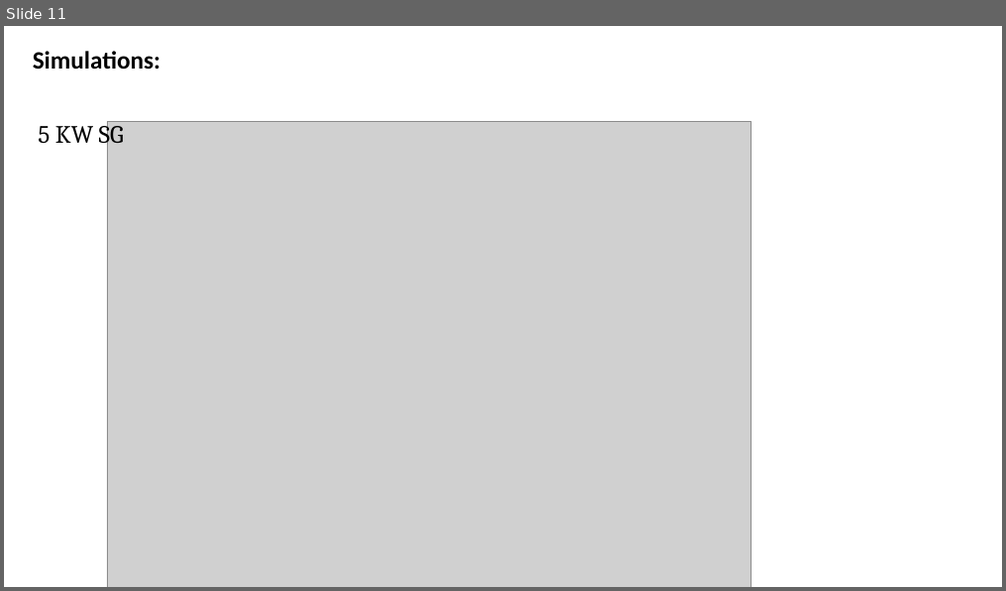
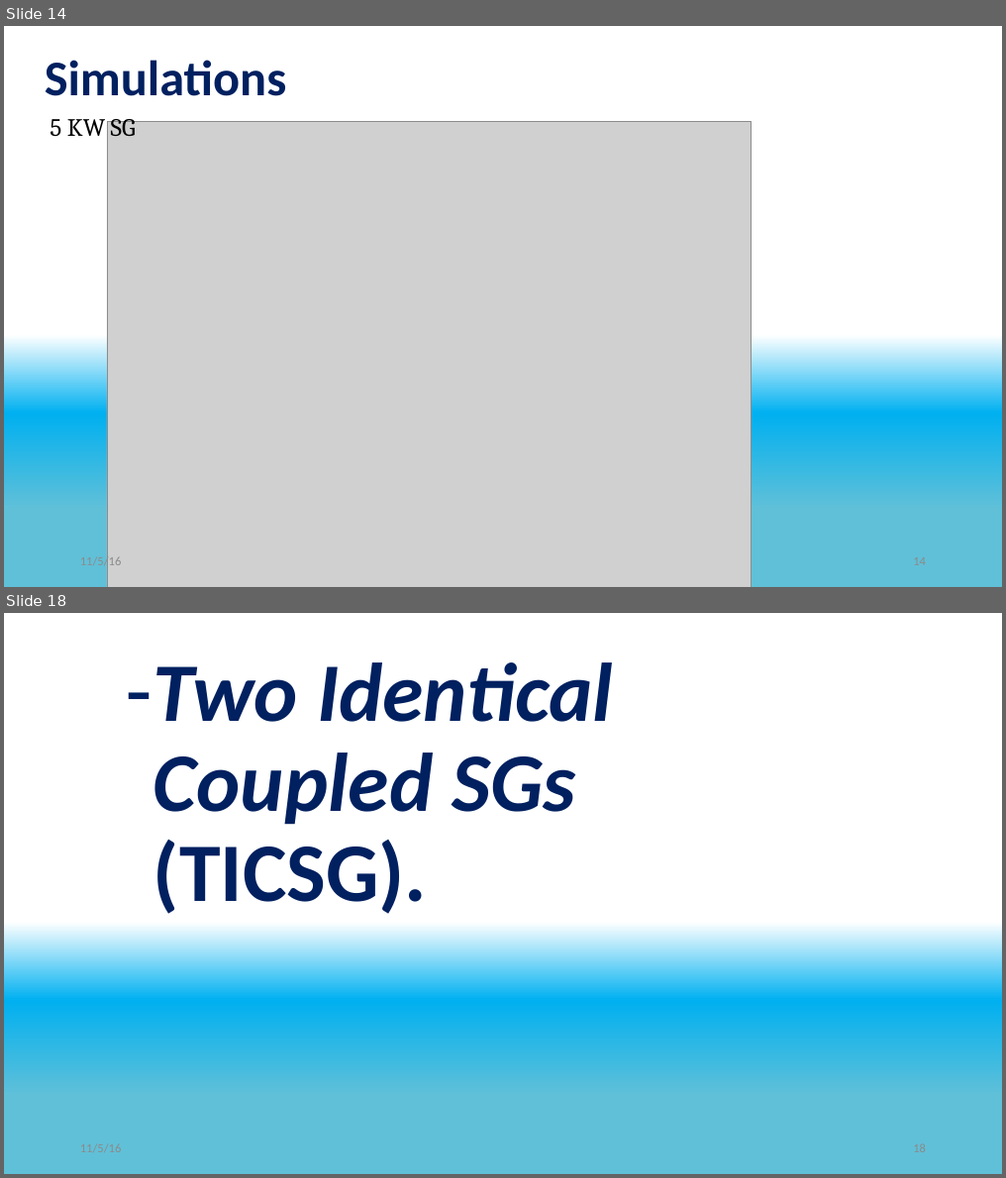
Before and after one commit to eladven/thesis, a slide deck: Presentations/Seminar.pptx. Shown one above the other, each under a label of ours: slide 11 before the commit, slides 14 and 18 after it; the slides between them are not shown. The pictures are 1006x591 and 1006x1178 pixels, drawn with LibreOffice and Linux fonts; fonts in the diff are those of the drawing; grey boxes stand for pictures. Boxes give left, top, right and bottom in pixels: in the first picture for what was removed or moved away, otherwise in the second. Text is boxed around its words. In the diff, an @@ line names an element or a change of style, - is before the commit and + after.

```diff
--- a/Presentations/Seminar.pptx
+++ b/Presentations/Seminar.pptx
@@ slide 18 added at (4,613,1002,1174), background gradient #FFFFFF to #00B0F0 to #60C0D8 @@
@@ title added at (153,663,613,914), 80 pt, text #002060, bold, italic @@
+– Two Identical Coupled SGs (TICSG).
@@ what was slide 11 is now slide 14 @@
@@ slide 14 changed as well @@
@@ background #FFFFFF to gradient #FFFFFF to #00B0F0 to #60C0D8 @@
@@ subtitle at (33,51,160,70): paragraph removed @@
-Simulations:
@@ title added at (45,60,286,96), 48 pt, text #002060, bold @@
+Simulations
@@ subtitle "5 KW SG": place and size @@
-subtitle "5 KW SG" at (33,51,160,149)
+subtitle "5 KW SG" at (50,113,136,137)
@@ text added at (80,556,122,570), 12 pt, text #8C8C8C @@
+11/5/16
```
Also in this commit, not shown: 6 other slides changed, 15 other slides added, 20 slides removed.
